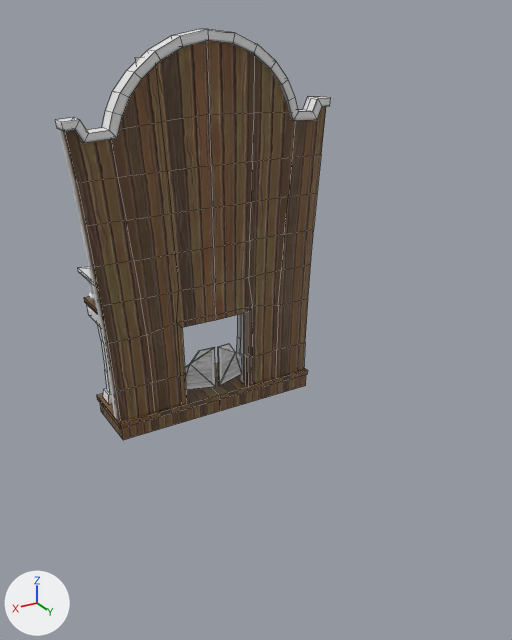
Two versions of the FBX model Assets/Art/Environment/Meshes/Saloon.fbx, one commit apart.
Both versions are drawn from a 50 mm lens placed at (7.49, 14.53, 9.5), pointed at (0.46, 2.82, 3.65). Every picture has the same lights, and +X, +Y and +Z are marked at lower left. Mesh edges are drawn as thin lines on the coarser meshes. Where no turn or scale is listed for an object, it has been applied to the vertices.
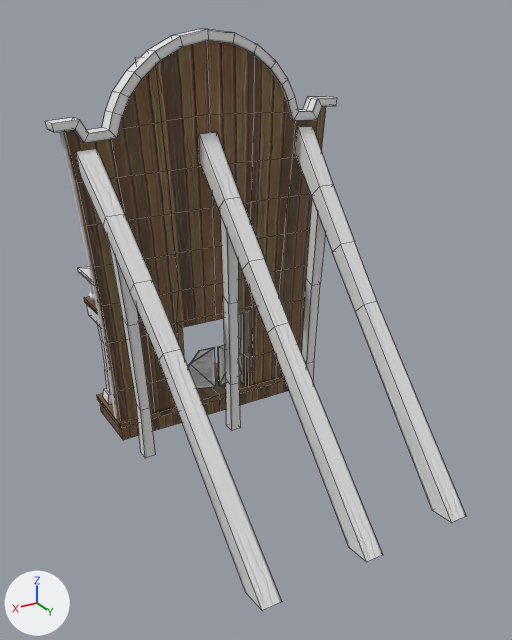
Boxes (x1, y1, x2, y2) around the edits, measured in the pictures (512 x 640 px):
'Cube.063', added
    after: (76, 149, 282, 611)
'Cube.066', added
    after: (199, 132, 383, 562)
'Cube.069', added
    after: (295, 127, 466, 523)
'Cube.068', added
    after: (220, 215, 240, 431)
'Cube.065', added
    after: (108, 241, 156, 458)
'Cube.071', added
    after: (302, 200, 325, 382)

What the commit changed:
Mesh me_cube_225 is new.
It has 20 vertices, 16 faces and spans x -0.31..0.46, y 0.08..6.5, z -6.89..0.22.
It uses material mat_trima.
Mesh me_cube_224 is new.
It has 16 vertices, 12 faces and spans x -0.14..0.17, y -0.14..0.14, z -1.36..4.37.
It uses material mat_trima.
Mesh me_cube_222 is new.
It has 16 vertices, 12 faces and spans x -0.44..0.23, y -0.14..0.14, z -1.36..4.36.
It uses material mat_trima.
Mesh me_cube_223 is new.
It has 20 vertices, 16 faces and spans x -0.22..0.26, y 0.08..6.5, z -6.89..0.26.
It uses material mat_trima.
Mesh me_cube_226 is new.
It has 16 vertices, 12 faces and spans x -0.14..0.38, y -0.14..0.14, z -1.36..4.36.
It uses material mat_trima.
Mesh me_cube_221 is new.
It has 20 vertices, 16 faces and spans x -0.52..0.44, y 0.08..6.5, z -6.89..0.15.
It uses material mat_trima.
Object 'Cube.069' (ob_cube_069) is new; it shows me_cube_225.
Its location is (-2.39, 0.08, 6.84).
Object 'Cube.068' (ob_cube_068) is new; it shows me_cube_224.
Its location is (0.06, 1.02, 1.33).
Object 'Cube.065' (ob_cube_065) is new; it shows me_cube_222.
Its location is (2.66, 1.02, 1.33).
Object 'Cube.066' (ob_cube_066) is new; it shows me_cube_223.
Its location is (0.09, 0.08, 6.84).
Object 'Cube.071' (ob_cube_071) is new; it shows me_cube_226.
Its location is (-2.42, 1.02, 1.33).
Object 'Cube.063' (ob_cube_063) is new; it shows me_cube_221.
Its location is (2.69, 0.08, 6.84).
